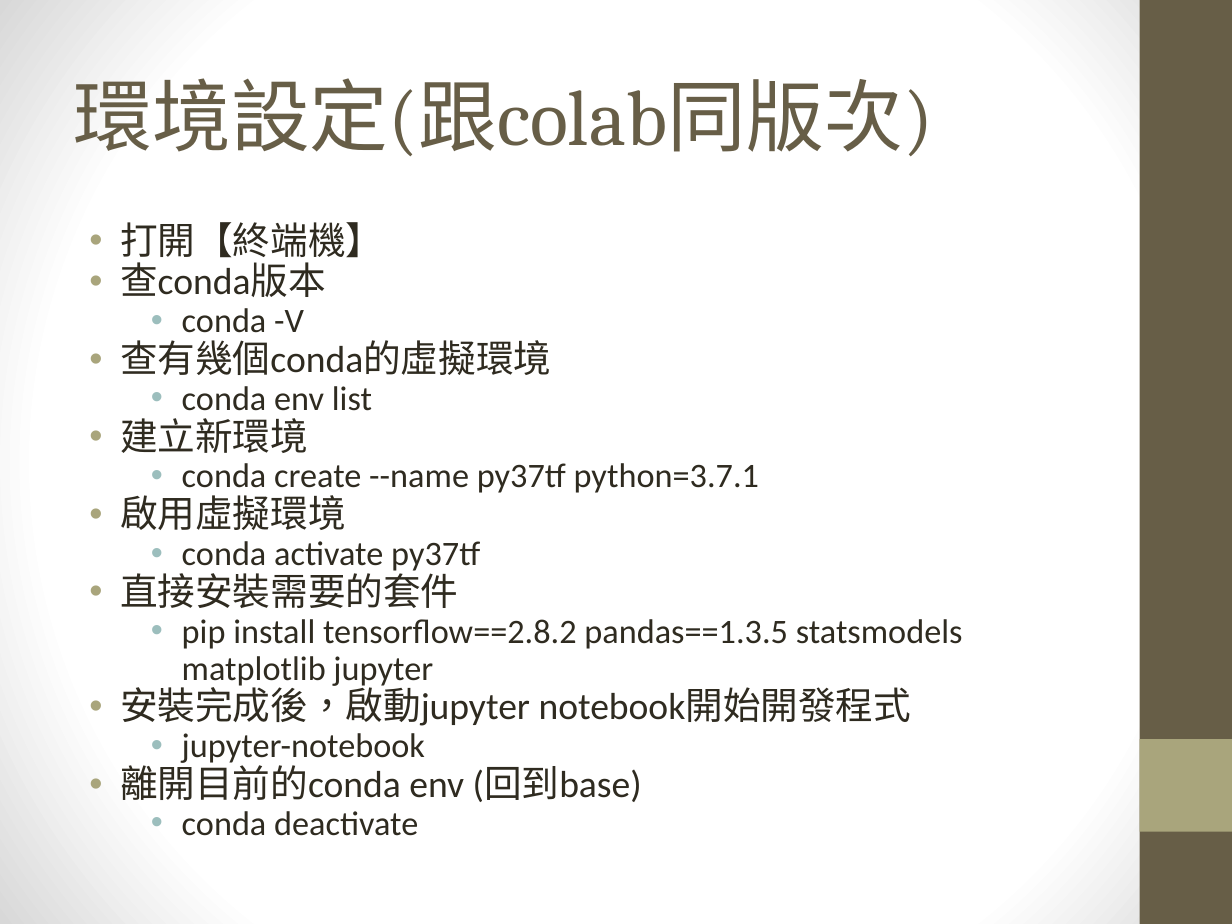
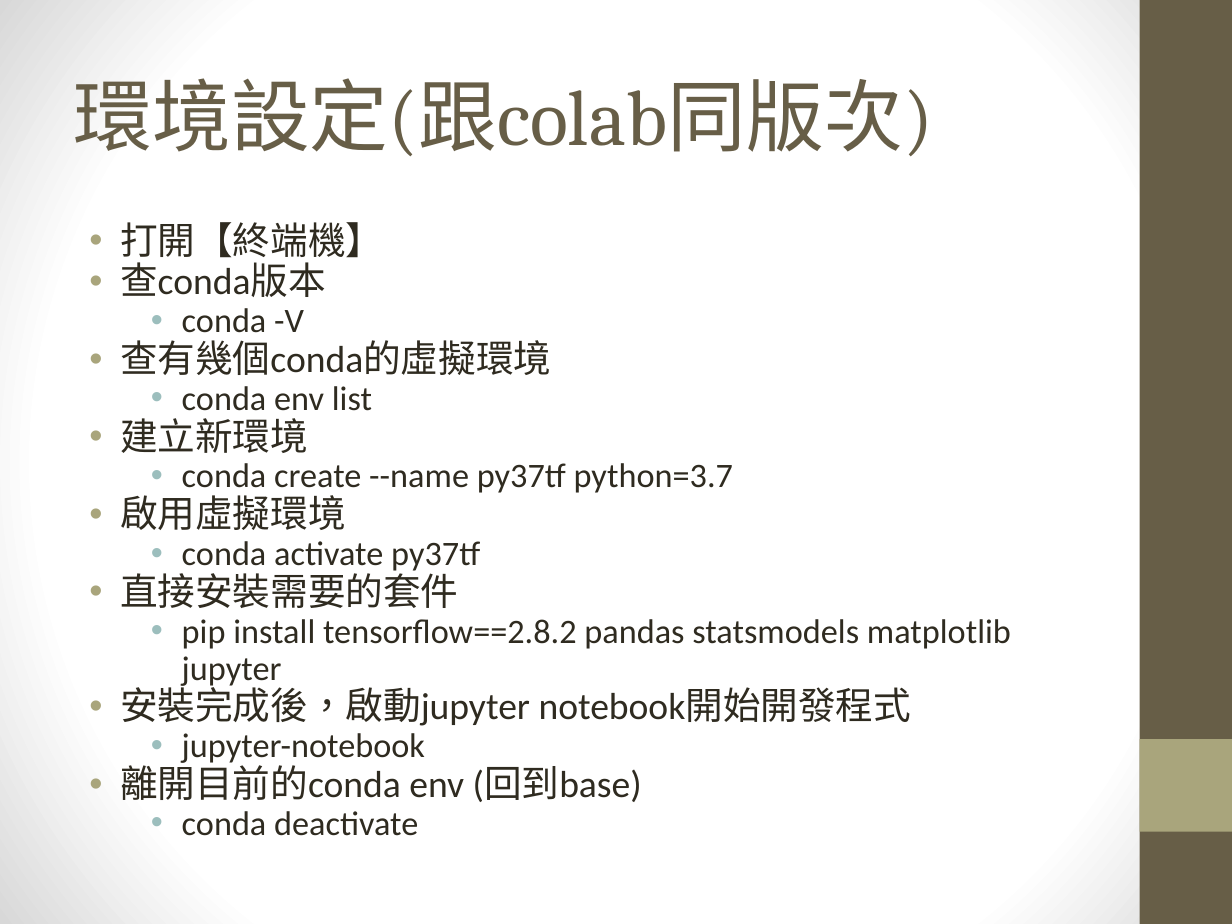
Before and after one commit to maloyang/KH20220820_Python_ML_DL, a slide deck: slide 6 of W05/W05_env_install.pptx. Drawn at 1232x924 pixels with LibreOffice and Linux fonts; fonts in the diff are those of the drawing. Boxes give left, top, right and bottom in pixels: in the first picture for what was removed or moved away, otherwise in the second. Text is boxed around its words. In the diff, an @@ line names an element or a change of style, - is before the commit and + after.

```diff
--- a/W05/W05_env_install.pptx
+++ b/W05/W05_env_install.pptx
@@ text at (182, 463, 733, 496): text changed @@
-  • conda create --name py37tf python=3.7.1
+  • conda create --name py37tf python=3.7
@@ text at (182, 619, 1011, 688): text changed @@
-  • pip install tensorflow==2.8.2 pandas==1.3.5 statsmodels matplotlib jupyter
+  • pip install tensorflow==2.8.2 pandas statsmodels matplotlib jupyter
```
Also in this commit, not shown: 12 other files.
